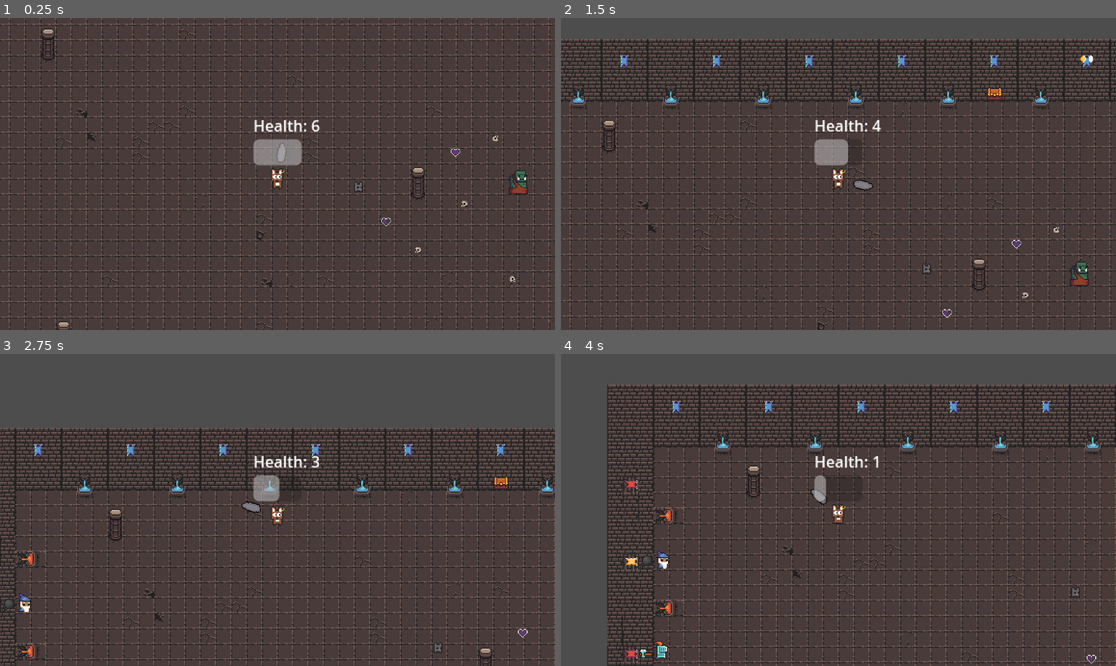
Above: before the commit, frames 1-4 (two rows, left to right).
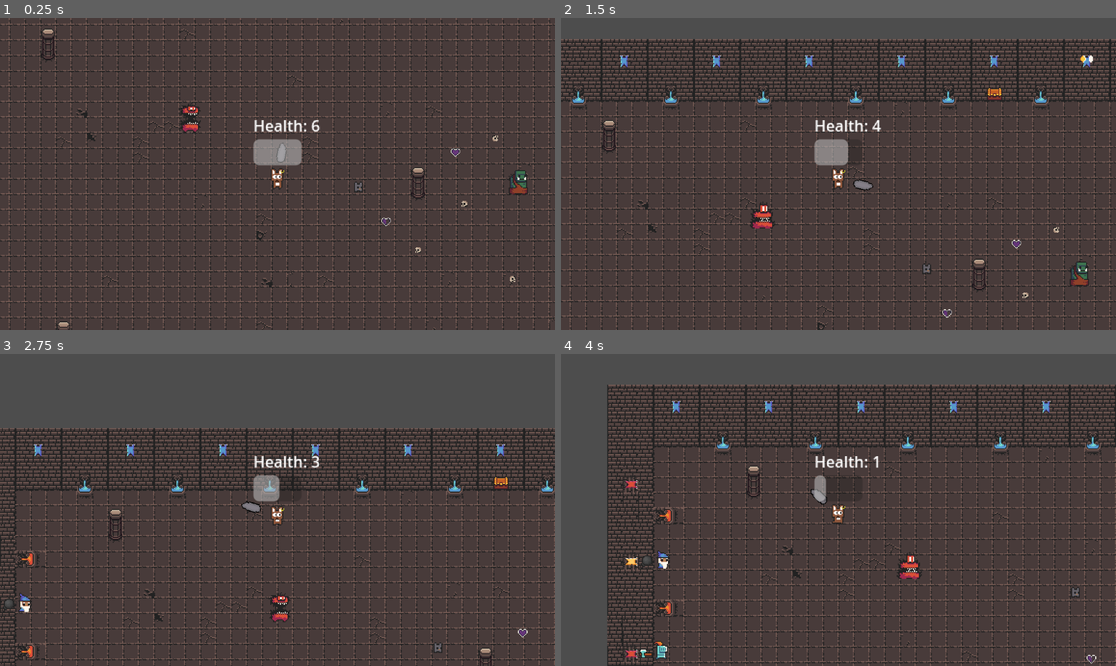
Above: after the commit, the same moments.

Repository: Naigma/proyecto_godot_2526
Game: Godot game, scene res://modules/levels/tutorial/tutorial.tscn
The game is run twice, just before and just after one commit, with the same random seed, the same clock (stepped at 60 frames per second) and the same inputs. The project has no main scene, so this scene is started directly.
Inputs (mouse positions are in pixels of both pictures, inside the frame that each line leads up to):
- Up to frame 1 (0.25 s): no input
- Up to frame 2 (1.5 s): tap Enter (ui_accept) at 0.5, 0.77 s; move the mouse to (810, 236) at 0.52 s; hold W (up) from 0.53 s (still down); tap E (interact) at 0.6, 1.35 s; move the mouse to (1005, 220) at 1.27 s
- Up to frame 3 (2.75 s): tap Enter (ui_accept) at 1.52 s; move the mouse to (111, 463) at 2.02 s; release W (up) at 2.03 s; hold A (left) from 2.03 s (still down); tap E (interact) at 2.1 s
- Up to frame 4 (4 s): move the mouse to (866, 510) at 2.77 s; tap E (interact) at 2.85, 3.6 s; tap Enter (ui_accept) at 3.02, 3.77 s; move the mouse to (755, 432) at 3.52 s; release A (left) at 3.53 s; hold S (down) from 3.53 s (still down)

The runs differ from the first frame. In frame 1, 0.2% of the frame differs, in the area x 32-37%, y 27-37%; in frame 2, 0.2%, in the area x 34-39%, y 58-68%; in frame 3, 0.2%; in frame 4, 0.2%.

Commit message:
transicion a explosion, funciona

Diff:
--- a/modules/enemy_kami/enemy_kami.tscn
+++ b/modules/enemy_kami/enemy_kami.tscn
@@ -12,6 +12,7 @@
 [ext_resource type="Script" uid="uid://4okd8uhdjjem" path="res://modules/FSM/fsm.gd" id="10_aivkm"]
 [ext_resource type="Script" uid="uid://dt2k3jb8a00nl" path="res://modules/enemy_kami/enmy_kami_follow_state.gd" id="11_xlkcu"]
 [ext_resource type="Script" uid="uid://pwy38bm2k1yw" path="res://modules/enemy_kami/enemy_kami_idle_state.gd" id="12_xlkcu"]
+[ext_resource type="Script" uid="uid://bkgg1m6gt4bvs" path="res://modules/enemy_kami/enemy_kami_explode_state.gd" id="13_eal45"]
 
 [sub_resource type="SpriteFrames" id="SpriteFrames_0t8f2"]
 animations = [{
@@ -60,7 +61,7 @@
 [node name="AnimatedSprite2D" type="AnimatedSprite2D" parent="."]
 sprite_frames = SubResource("SpriteFrames_0t8f2")
 animation = &"walk"
-frame_progress = 0.25354233
+frame_progress = 0.74432474
 
 [node name="CollisionShape2D" type="CollisionShape2D" parent="."]
 position = Vector2(-1, 2)
@@ -71,12 +72,17 @@
 initial_state = NodePath("Idle")
 metadata/_custom_type_script = "uid://4okd8uhdjjem"
 
+[node name="Idle" type="Node" parent="FSM" node_paths=PackedStringArray("enemy")]
+script = ExtResource("12_xlkcu")
+enemy = NodePath("../..")
+metadata/_custom_type_script = "uid://pwy38bm2k1yw"
+
 [node name="Follow" type="Node" parent="FSM" node_paths=PackedStringArray("enemy")]
 script = ExtResource("11_xlkcu")
 enemy = NodePath("../..")
 metadata/_custom_type_script = "uid://dt2k3jb8a00nl"
 
-[node name="Idle" type="Node" parent="FSM" node_paths=PackedStringArray("enemy")]
-script = ExtResource("12_xlkcu")
+[node name="Explode" type="Node" parent="FSM" node_paths=PackedStringArray("enemy")]
+script = ExtResource("13_eal45")
 enemy = NodePath("../..")
-metadata/_custom_type_script = "uid://pwy38bm2k1yw"
+metadata/_custom_type_script = "uid://bkgg1m6gt4bvs"
--- /dev/null
+++ b/modules/enemy_kami/enemy_kami_explode_state.gd
@@ -0,0 +1,7 @@
+extends State
+class_name EnemyKamiExplodeState
+
+@export var enemy : CharacterBody2D
+
+func enter():
+	enemy.queue_free()
--- a/modules/enemy_kami/enemy_kami_idle_state.gd
+++ b/modules/enemy_kami/enemy_kami_idle_state.gd
@@ -1,7 +1,7 @@
 extends State
 class_name EnemyKamiIdleState
 
-@export var enemy:CharacterBody2D
+@export var enemy : CharacterBody2D
 @export var move_speed := 10.0
 
 var player: CharacterBody2D
--- a/modules/enemy_kami/enmy_kami_follow_state.gd
+++ b/modules/enemy_kami/enmy_kami_follow_state.gd
@@ -20,5 +20,7 @@
 
 	enemy.move_and_slide()
 
-	if direction.length() > 50:
+	if direction.length() > 100:
 		transitioned.emit(self,"idle")
+	if direction.length() < 30:
+		transitioned.emit(self, "explode")
--- a/modules/levels/tutorial/tutorial.tscn
+++ b/modules/levels/tutorial/tutorial.tscn
@@ -52,4 +52,4 @@
 pick_type = "mid_heart"
 
 [node name="EnemyKami" parent="." instance=ExtResource("6_oqhi0")]
-position = Vector2(779, 93)
+position = Vector2(345, 173)
Not shown: 1 places in modules/enemy_kami/enemy_kami.tscn that only renumber resources
Not shown, added: modules/enemy_kami/enemy_kami_explode_state.gd.uid
